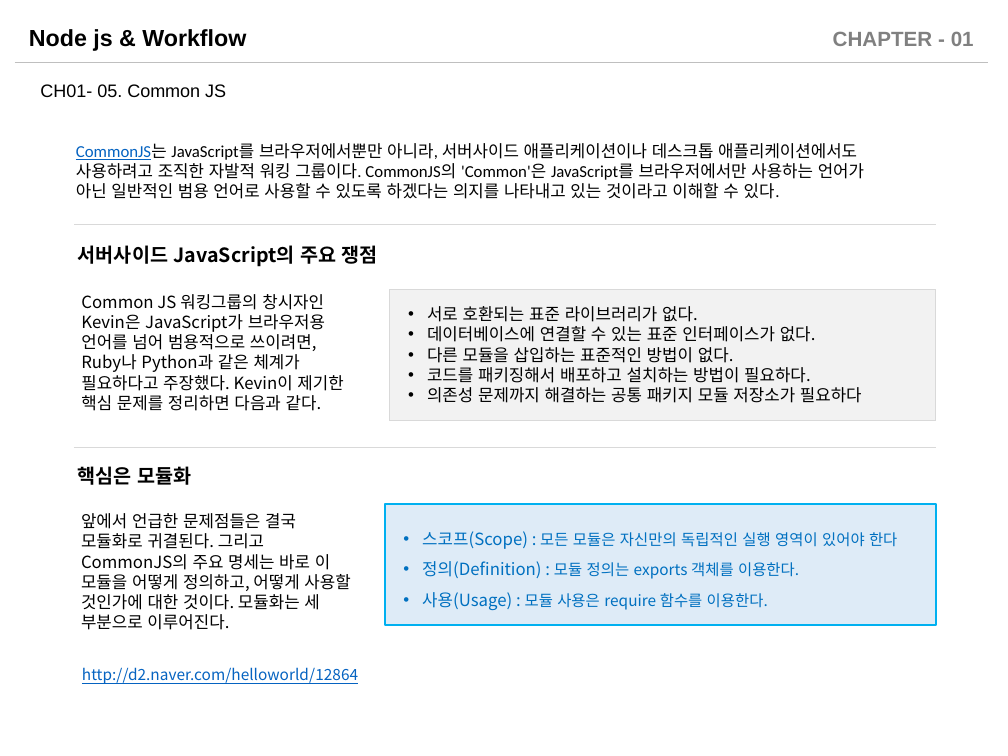
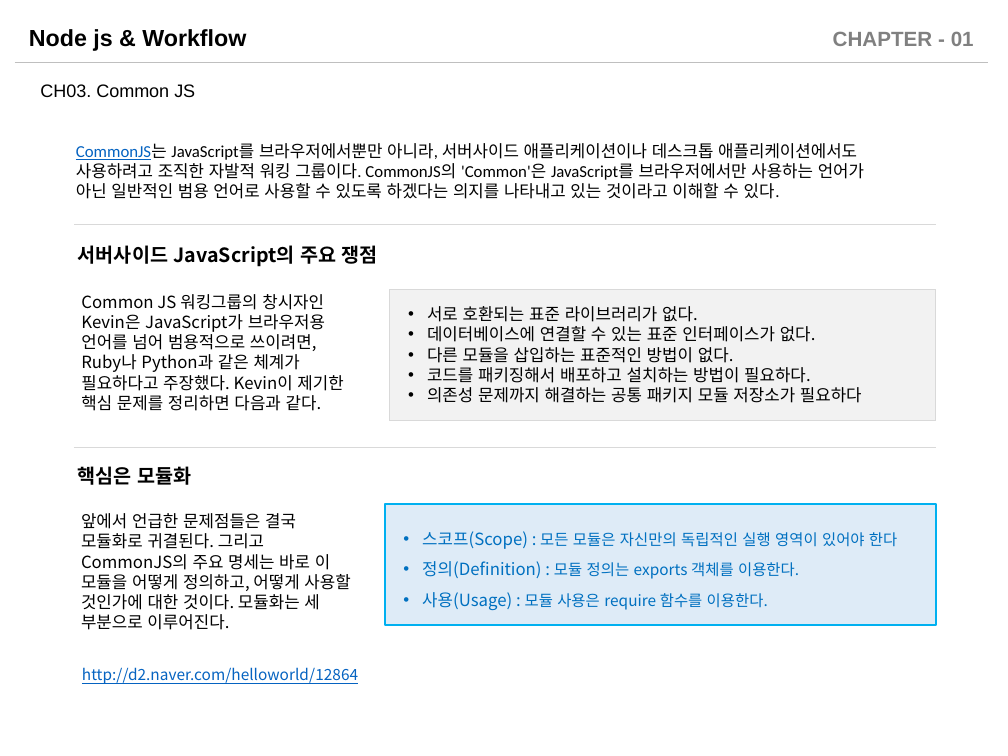
Before and after one commit to sabin21/NodeJS_Workflow_Study, a slide deck: slide 19 of CH01_Nodejs_Intro.pptx (slide 14 before the commit). Drawn at 1008x756 pixels with LibreOffice and Linux fonts; fonts in the diff are those of the drawing. Boxes give left, top, right and bottom in pixels: in the first picture for what was removed or moved away, otherwise in the second. Text is boxed around its words. In the diff, an @@ line names an element or a change of style, - is before the commit and + after.

```diff
--- a/CH01_Nodejs_Intro.pptx
+++ b/CH01_Nodejs_Intro.pptx
@@ text at (40, 84, 195, 97): text changed @@
-CH01- 05. Common JS
+CH03. Common JS
```
Also in this commit, not shown: 14 other slides changed, 8 slides added, 3 other files.
